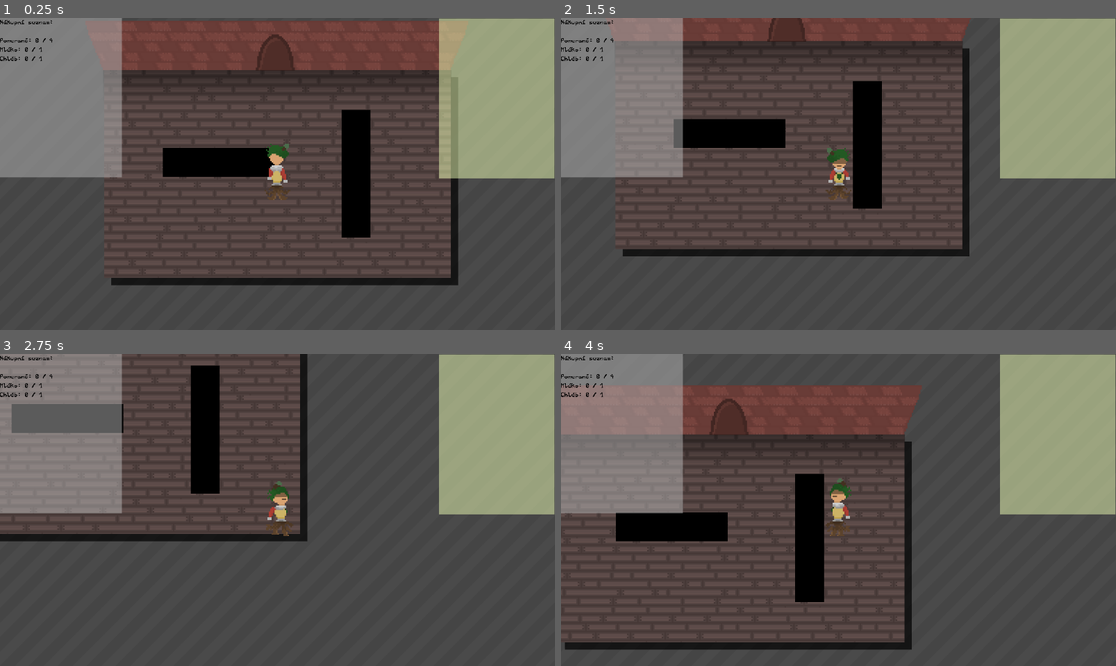
Above: before the commit, frames 1-4 (two rows, left to right).
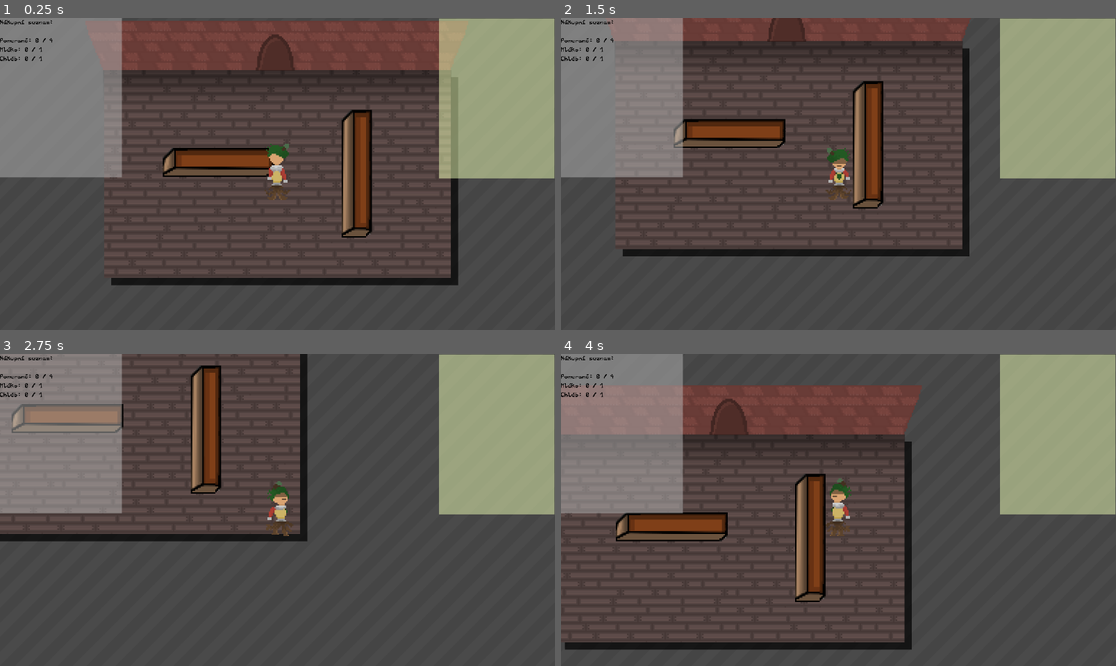
Above: after the commit, the same moments.

Repository: Trigware/Shopping-Madness
Game: Godot game, scene res://Scenes/MainScene.tscn
Same seed, same stepped clock (60 frames per second), same inputs: the game is played once before the commit and once after it.
Inputs:
- Up to frame 1 (0.25 s): no input
- Up to frame 2 (1.5 s): tap Enter at 0.5 s; hold Right (walk_right) 0.53-1.28 s; hold Down (walk_down) from 1.28 s (still down)
- Up to frame 3 (2.75 s): release Down (walk_down) at 2.03 s; hold Right (walk_right) from 2.03 s (still down)
- Up to frame 4 (4 s): release Right (walk_right) at 2.78 s; hold Up (walk_up) 2.78-3.53 s; hold Left (walk_left) from 3.53 s (still down)

The runs differ from the first frame. In frame 1, 3.5% of the frame differs, in the area x 29-68%, y 29-71%; in frame 2, 3.5%; in frame 3, 3.4%; in frame 4, 3.5%.

Commit message:
Added shelf texture

Diff:
--- a/Scenes/Shelf.tscn
+++ b/Scenes/Shelf.tscn
@@ -10,9 +10,13 @@
 script = ExtResource("1_x3wpo")
 
 [node name="Texture" type="NinePatchRect" parent="." unique_id=1353592985]
-offset_right = 40.0
-offset_bottom = 40.0
+offset_right = 32.0
+offset_bottom = 86.0
 texture = ExtResource("2_ciy52")
+patch_margin_left = 17
+patch_margin_top = 9
+patch_margin_right = 4
+patch_margin_bottom = 7
 
 [node name="Bounding Area" type="StaticBody2D" parent="." unique_id=443616675]
 
--- a/Scripts/ShelfGenerator.gd
+++ b/Scripts/ShelfGenerator.gd
@@ -49,7 +49,7 @@
 		generated_shelf_count += 1
 		if generated_shelf_count >= maximum_generated_shelves: break
 
-const shelf_rect_offset: float = current_room.tile_size * 2
+const shelf_rect_offset: float = current_room.tile_size * 2.5
 
 func is_generated_shelf_valid(shelf_position: Vector2, shelf_size: Vector2) -> bool:
 	var generated_shelf_as_rect: Rect2
Binary file changed: Textures/Shelf.png
